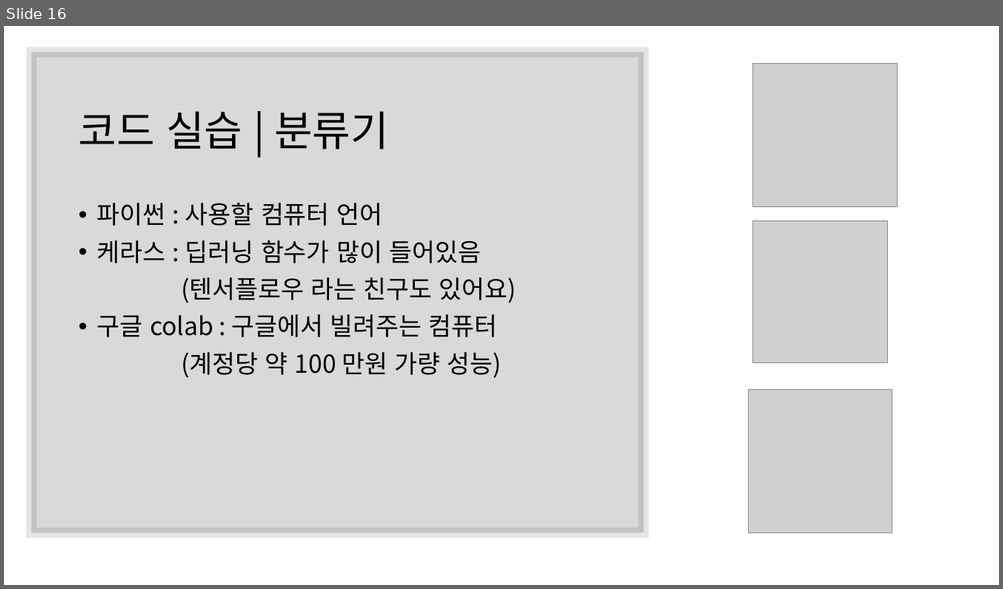
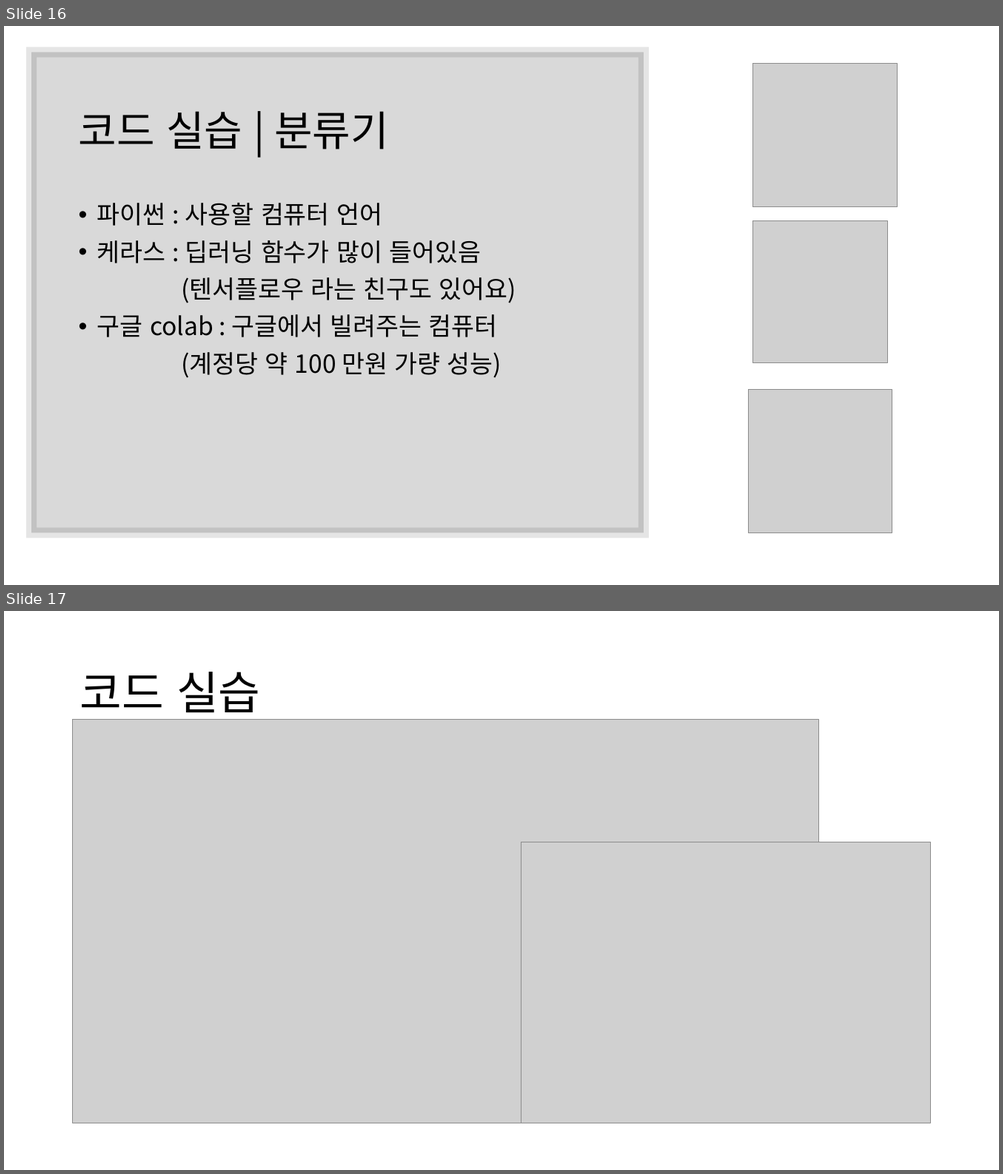
Before and after one commit to kimwoongi/making-own-AI-cells, a slide deck: 나만의 인공세포 만들기.pptx. Shown one above the other, each under a label of ours: slide 16 before the commit, slides 16 and 17 after it. The pictures are 1003x589 and 1003x1174 pixels, drawn with LibreOffice and Linux fonts; fonts in the diff are those of the drawing; grey boxes stand for pictures. Boxes give left, top, right and bottom in pixels: in the first picture for what was removed or moved away, otherwise in the second. Text is boxed around its words. In the diff, an @@ line names an element or a change of style, - is before the commit and + after.

```diff
--- a/나만의 인공세포 만들기.pptx
+++ b/나만의 인공세포 만들기.pptx
@@ slide 17 added at [4,611,999,1170], background #FFFFFF @@
@@ title added at [79,672,260,721], 44 pt, text #000000 @@
+코드 실습
@@ picture added at [73,719,819,1124] @@
@@ picture added at [521,843,930,1124] @@
```
